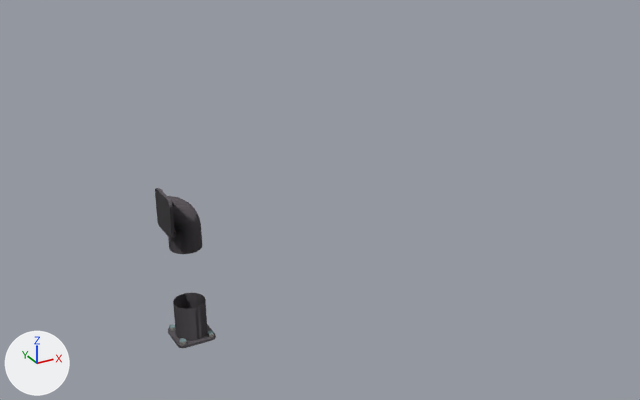
The glTF model www/models/lba2/iso_scenes/111.glb: old version first, new version second.
Both versions are drawn from a 50 mm camera at (44.04, -29.02, 13.21) aimed at (56.61, -6.16, 1.79). Every picture has the same lights, and +X, +Y and +Z are marked at lower left. Where no turn or scale is listed for an object, it has been applied to the vertices. Vertices at the same position are counted once.

Names of what the first picture shows: 'colored'.
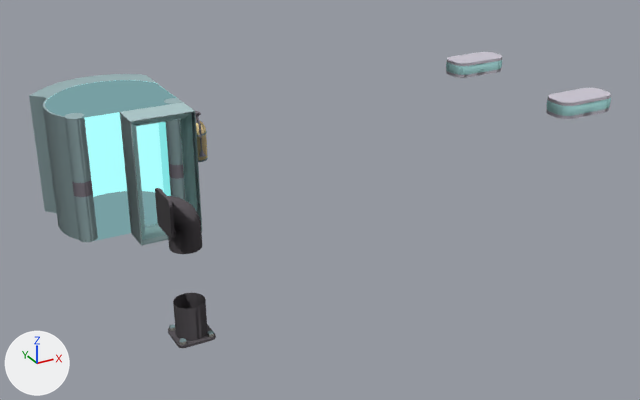
Edits to the bpy script that builds the scene:
```text
Add mat_keepmat_shiny_floor:
    mat_keepmat_shiny_floor = bpy.data.materials.new('keepMat_shiny_floor')
    # nodes: BsdfTransparent, Emission, LightPath, MixShader, OutputMaterial
    # colours: cyan #779fa3
Add mat_keepmat_shiny_wall_2:
    mat_keepmat_shiny_wall_2 = bpy.data.materials.new('keepMat_shiny_wall_2')
    # nodes: BsdfTransparent, Emission, LightPath, MixShader, OutputMaterial
    # colours: cyan #83e3e3
Add mat_keepmat_shiny_wall:
    mat_keepmat_shiny_wall = bpy.data.materials.new('keepMat_shiny_wall')
    # nodes: BsdfTransparent, Emission, LightPath, MixShader, OutputMaterial
    # colours: cyan #abffff
Change me_mesh_0:
    used by ob_colored; location = (0.0, 0.0, 0.0)
    remove me_mesh_0.from_pydata(...)  # 739 vertices, 1248 faces; spans x 50.0..51.0, y -11.0..-10.0, z 1.0..5.0
    add me_mesh_0.from_pydata(...)  # 3113 vertices, 5292 faces; spans x 49.0..64.0, y -11.0..0.26, z 1.0..5.5
    me_mesh_0 part 1: 1950 vertices added at x 49.0..54.71, y -5.0..0.26, z 1.0..5.0
    me_mesh_0 part 2: 140 vertices added at x 62.0..64.0, y -6.0..-5.0, z 5.0..5.5
    me_mesh_0 part 3: 140 vertices added at x 62.0..64.0, y -11.0..-10.0, z 5.0..5.5
Add me_mesh_3:
    me_mesh_3.from_pydata(...)  # 160 vertices, 200 faces; spans x 49.17..52.97, y -4.0..-0.53, z 1.0..5.0
    me_mesh_3.materials.append(mat_keepmat_shiny_floor)
Add me_mesh_2:
    me_mesh_2.from_pydata([(52.97, -1.52, 5.0), (52.97, -1.52, 1.0), (52.97, -3.5, 1.0), (52.97, -3.5, 5.0)], [], [(2, 3, 0), (2, 0, 1)])
    me_mesh_2.materials.append(mat_keepmat_shiny_wall_2)
Add me_mesh_1:
    me_mesh_1.from_pydata(...)  # 46 vertices, 44 faces; spans x 49.17..52.97, y -3.62..-0.53, z 1.0..5.0
    me_mesh_1.materials.append(mat_keepmat_shiny_wall)
Add ob_original_2:
    ob_original_2 = bpy.data.objects.new('original_2', me_mesh_3)
    ob_original_2.location = (0.0, 0.0, 0.0)
Add ob_original_1:
    ob_original_1 = bpy.data.objects.new('original_1', me_mesh_2)
    ob_original_1.location = (0.0, 0.0, 0.0)
Add ob_original_0:
    ob_original_0 = bpy.data.objects.new('original_0', me_mesh_1)
    ob_original_0.location = (0.0, 0.0, 0.0)
```

Changed parts and their boxes [x1, y1, x2, y2] in the pictures (640 x 400 px):
'colored', reshaped (840% wider, 84% taller)
    before: [155, 188, 216, 348]
    after: [29, 52, 611, 348]
'original_2', added
    after: [45, 80, 175, 242]
'original_0', added
    after: [51, 80, 164, 197]
'original_1', added
    after: [156, 83, 176, 196]
part 1 of me_mesh_0, added
    after: [29, 74, 208, 246]
part 2 of me_mesh_0, added
    after: [446, 52, 502, 78]
part 3 of me_mesh_0, added
    after: [546, 88, 611, 119]
